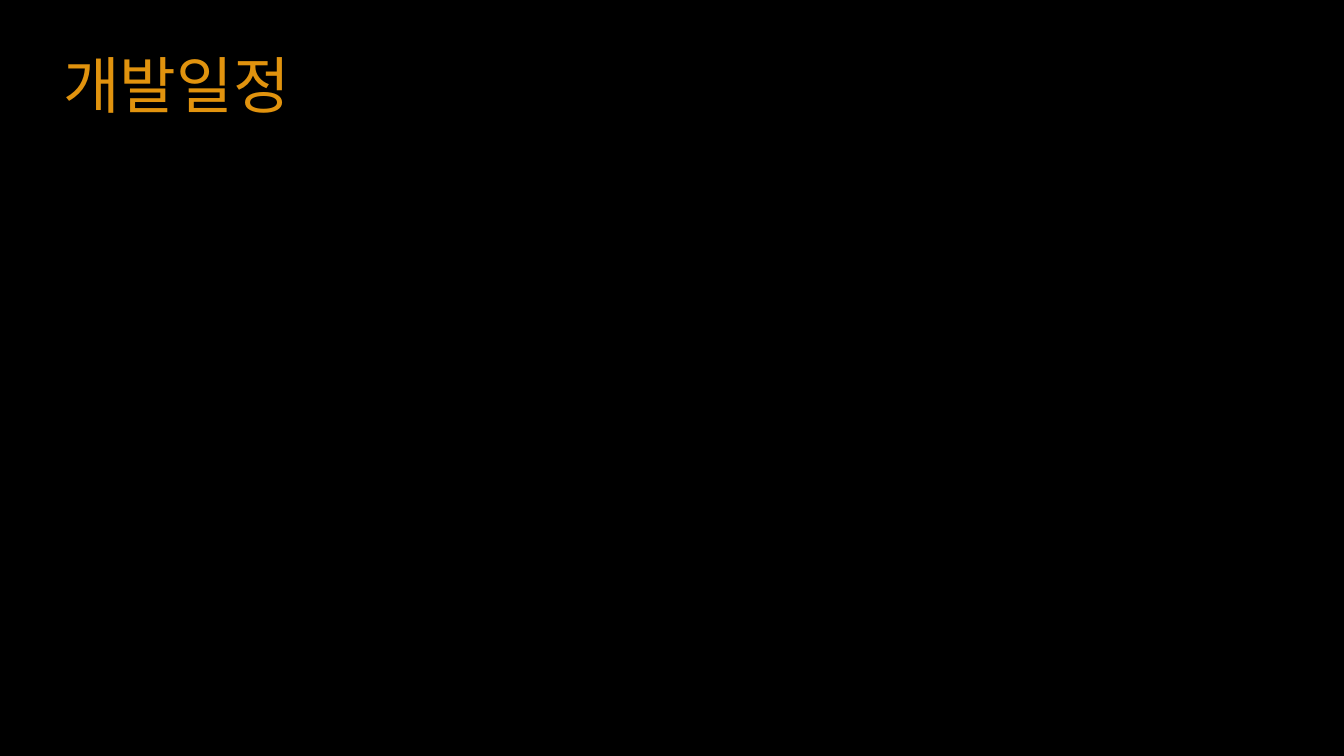
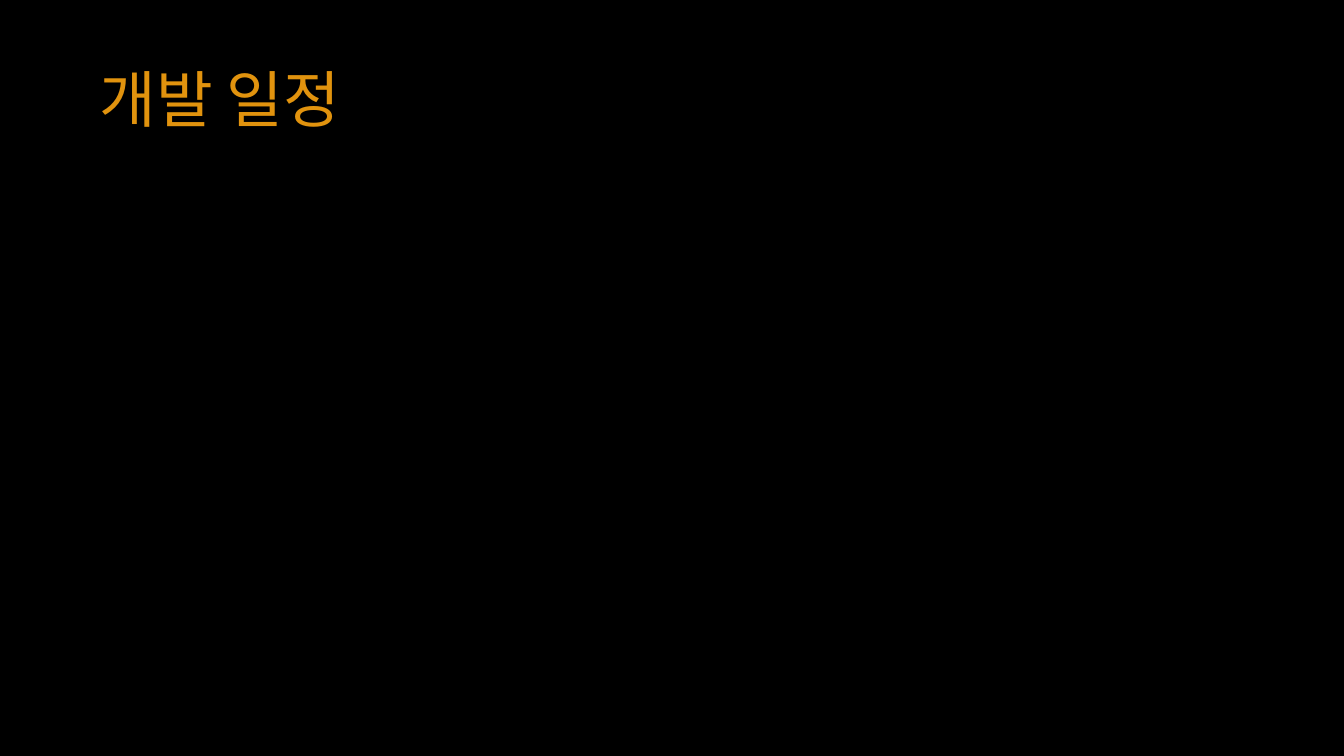
Before and after one commit to YKTeam/Room503, a slide deck: slide 14 of Document/Escape Cube(가제) ppt.pptx. Drawn at 1344x756 pixels with LibreOffice and Linux fonts; fonts in the diff are those of the drawing. Boxes give left, top, right and bottom in pixels: in the first picture for what was removed or moved away, otherwise in the second. Text is boxed around its words. In the diff, an @@ line names an element or a change of style, - is before the commit and + after.

```diff
--- a/Document/Escape Cube(가제) ppt.pptx
+++ b/Document/Escape Cube(가제) ppt.pptx
@@ text at [100, 71, 340, 127]: text changed; font Quicksand to Noto Sans CJK KR @@
-개발일정
+개발 일정
```
Also in this commit, not shown: 7 other slides changed, 2 slides added, 2 slides removed.
